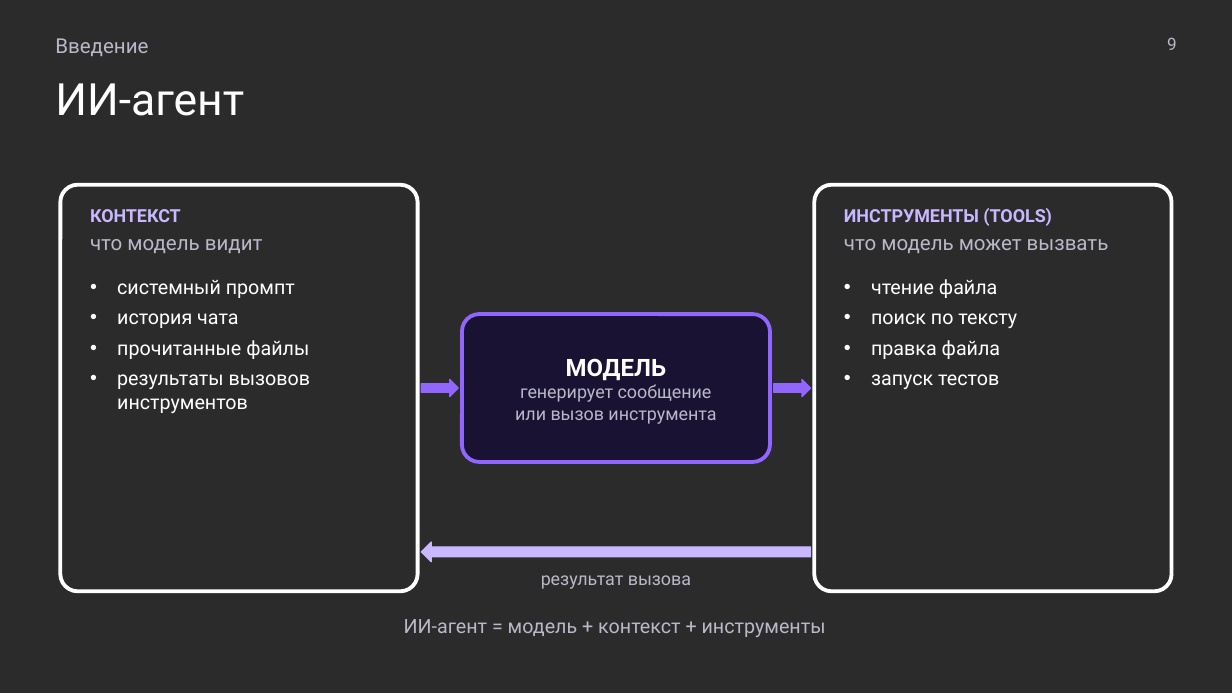
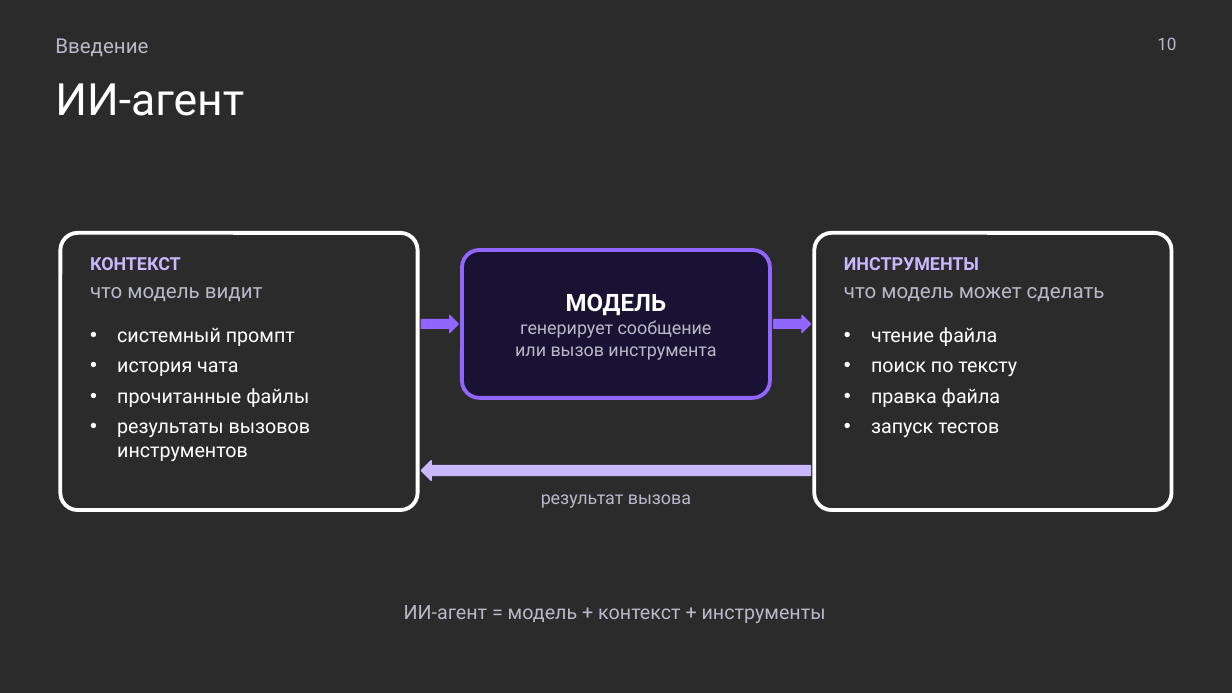
Before and after one commit to MchKosticyn/ide-refactoring-in-ai-agents, a slide deck: slide 10 of Доклад_ Рефакторинг в ИИ-агентах.pptx (slide 9 before the commit). Drawn at 1232x693 pixels with LibreOffice and Linux fonts; fonts in the diff are those of the drawing; background and template pictures are left out; a plain dark background stands for a picture behind light text. Boxes give left, top, right and bottom in pixels: in the first picture for what was removed or moved away, otherwise in the second. Text is boxed around its words. In the diff, an @@ line names an element or a change of style, - is before the commit and + after.

Commit message:
Port manual edits (title, definition, QA, agent, LSP intro, 4-chapter plan); 'About us' with photo placeholders; detekt case rewritten; human approach as PR screenshot + IDE tools slide; approaches sub-plan; table column names

```diff
--- a/Доклад_ Рефакторинг в ИИ-агентах.pptx
+++ b/Доклад_ Рефакторинг в ИИ-агентах.pptx
@@ text at box(1157, 37, 1176, 50): text changed @@
-9
+10
@@ rounded rectangle "КОНТЕКСТ": place and size @@
-rounded rectangle "КОНТЕКСТ" at box(60, 185, 418, 591)
+rounded rectangle "КОНТЕКСТ" at box(60, 233, 418, 510)
@@ rounded rectangle "КОНТЕКСТ" at box(60, 233, 418, 510): proportions changed @@
@@ rounded rectangle "ИНСТРУМЕНТЫ" at box(814, 233, 1172, 510): proportions changed @@
@@ rounded rectangle "ИНСТРУМЕНТЫ": place and size @@
-rounded rectangle "ИНСТРУМЕНТЫ" at box(814, 185, 1172, 591)
+rounded rectangle "ИНСТРУМЕНТЫ" at box(814, 233, 1172, 510)
@@ text in rounded rectangle at box(844, 257, 1105, 301): text changed @@
-ИНСТРУМЕНТЫ (TOOLS)
-что модель может вызвать
+ИНСТРУМЕНТЫ
+что модель может сделать
@@ 2 right arrows, 1 rounded rectangle: place and size @@
-2 right arrows, 1 rounded rectangle at box(421, 314, 811, 462)
+2 right arrows, 1 rounded rectangle at box(421, 250, 811, 398)
@@ left arrow: place and size @@
-left arrow at box(421, 542, 811, 562)
+left arrow at box(421, 461, 811, 480)
@@ text "результат вызова": place and size @@
-text "результат вызова" at box(541, 575, 691, 589)
+text "результат вызова" at box(541, 494, 691, 508)
@@ text "ИИ-агент = модель + контекст ...": place and size @@
-text "ИИ-агент = модель + контекст ..." at box(404, 619, 826, 637)
+text "ИИ-агент = модель + контекст ..." at box(404, 605, 826, 623)
```
Also in this commit, not shown: 40 other slides changed, 4 slides added, 2 slides removed, 4 other files.
